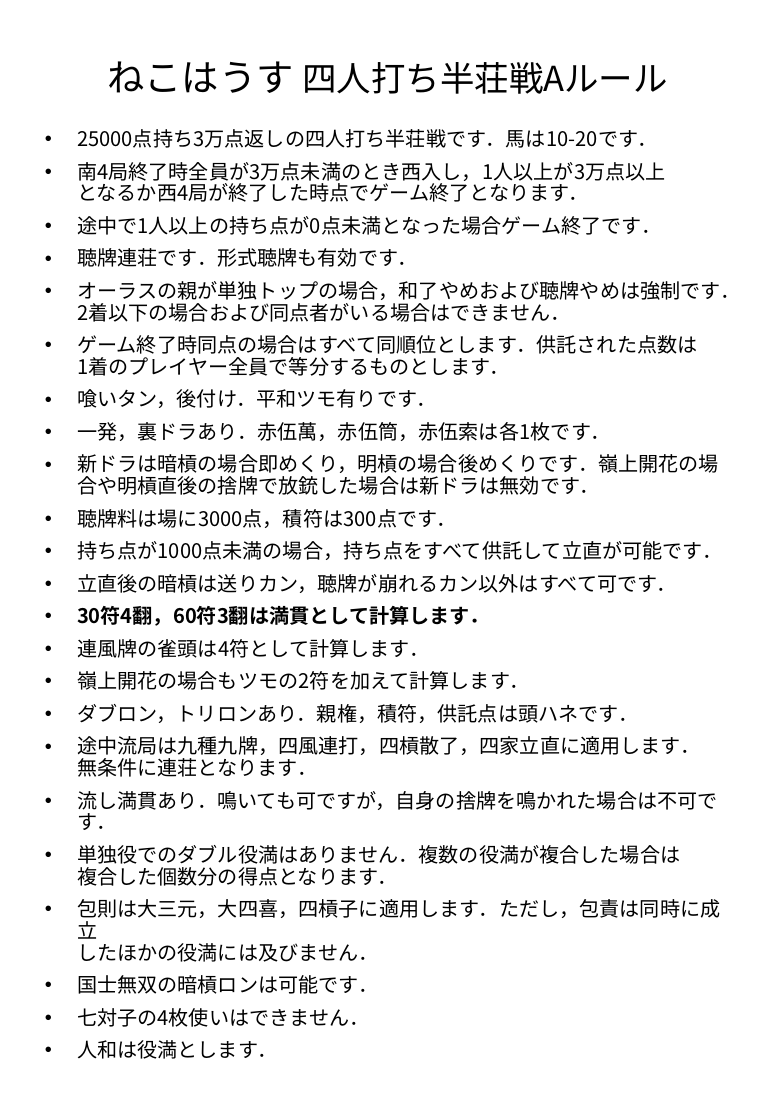
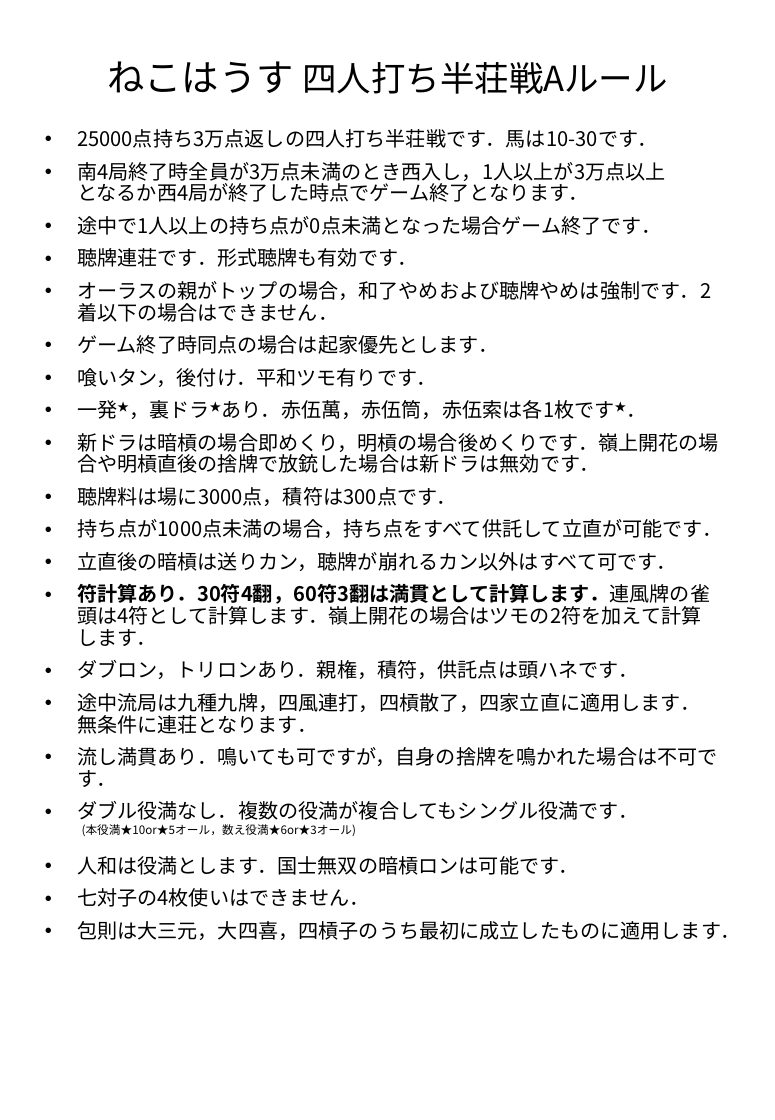
Before and after one commit to nkhrlab/neko-house, a slide deck: slide 2 of rules.pptx. Drawn at 775x1120 pixels with LibreOffice and Linux fonts; fonts in the diff are those of the drawing. Boxes give left, top, right and bottom in pixels: in the first picture for what was removed or moved away, otherwise in the second. Text is boxed around its words. In the diff, an @@ line names an element or a change of style, - is before the commit and + after.

Commit message:
ルール変更

```diff
--- a/rules.pptx
+++ b/rules.pptx
@@ subtitle at (77,129,658,148): text changed @@
-• 25000点持ち3万点返しの四人打ち半荘戦です．馬は10-20です．
+• 25000点持ち3万点返しの四人打ち半荘戦です．馬は10-30です．
@@ subtitle at (77,281,712,354): text changed @@
-• オーラスの親が単独トップの場合，和了やめおよび聴牌やめは強制です．2着以下の場合および同点者がいる場合はできません．
-• ゲーム終了時同点の場合はすべて同順位とします．供託された点数は
-  1着のプレイヤー全員で等分するものとします．
+• オーラスの親がトップの場合，和了やめおよび聴牌やめは強制です．2着以下の場合はできません．
+• ゲーム終了時同点の場合は起家優先とします．
@@ subtitle at (77,400,614,419): text changed @@
-• 一発，裏ドラあり．赤伍萬，赤伍筒，赤伍索は各1枚です．
+• 一発★，裏ドラ★あり．赤伍萬，赤伍筒，赤伍索は各1枚です★．
@@ subtitle at (77,584,710,646): text changed @@
-• 30符4翻，60符3翻は満貫として計算します．
-• 連風牌の雀頭は4符として計算します．
-• 嶺上開花の場合もツモの2符を加えて計算します．
+• 符計算あり．30符4翻，60符3翻は満貫として計算します．連風牌の雀頭は4符として計算します．嶺上開花の場合はツモの2符を加えて計算
+  します．
@@ subtitle at (77,801,638,875): text changed @@
-• 単独役でのダブル役満はありません．複数の役満が複合した場合は
-  複合した個数分の得点となります．
-• 包則は大三元，大四喜，四槓子に適用します．ただし，包責は同時に成立
-  したほかの役満には及びません．
-• 国士無双の暗槓ロンは可能です．
+• ダブル役満なし．複数の役満が複合してもシングル役満です．
+  (本役満★10or★5オール，数え役満★6or★3オール)
+• 人和は役満とします．国士無双の暗槓ロンは可能です．
@@ subtitle at (77,921,740,940): text changed @@
-• 人和は役満とします．
+• 包則は大三元，大四喜，四槓子のうち最初に成立したものに適用します．
```
Also in this commit, not shown: 12 other slides changed, 2 other files.
